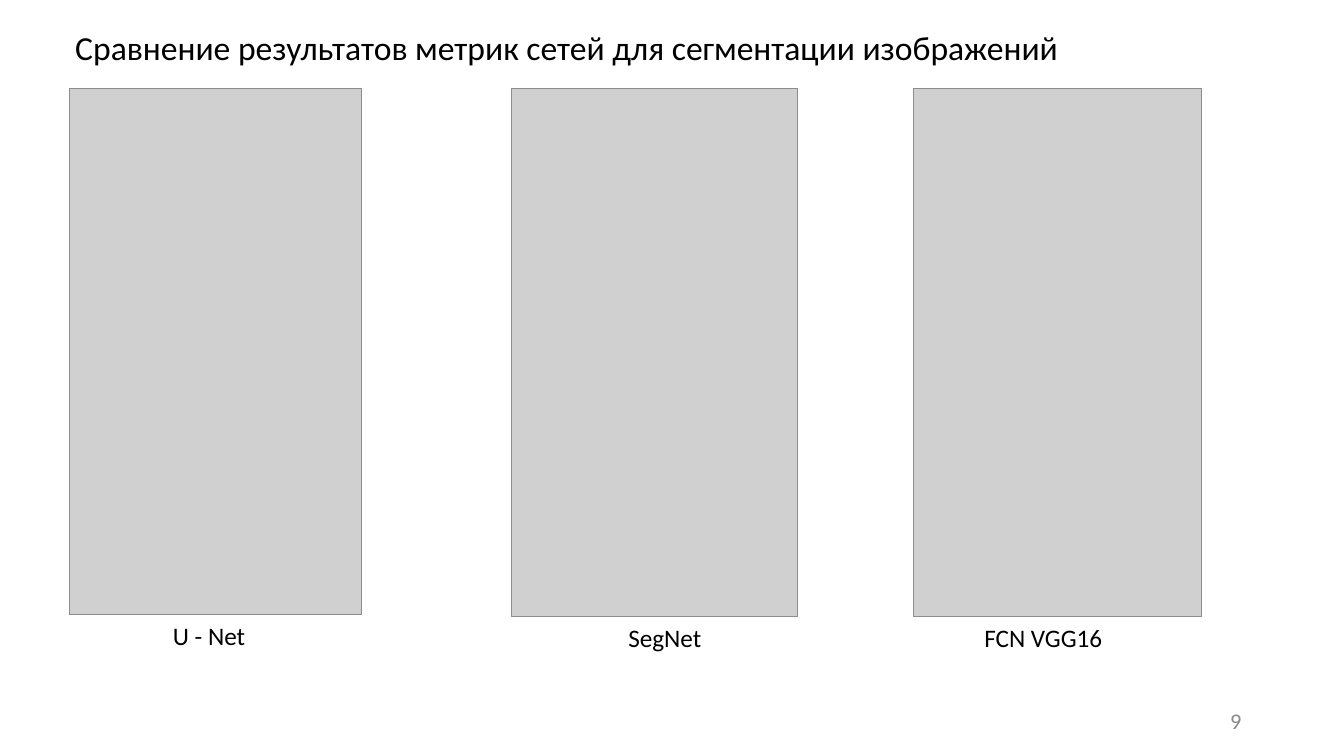
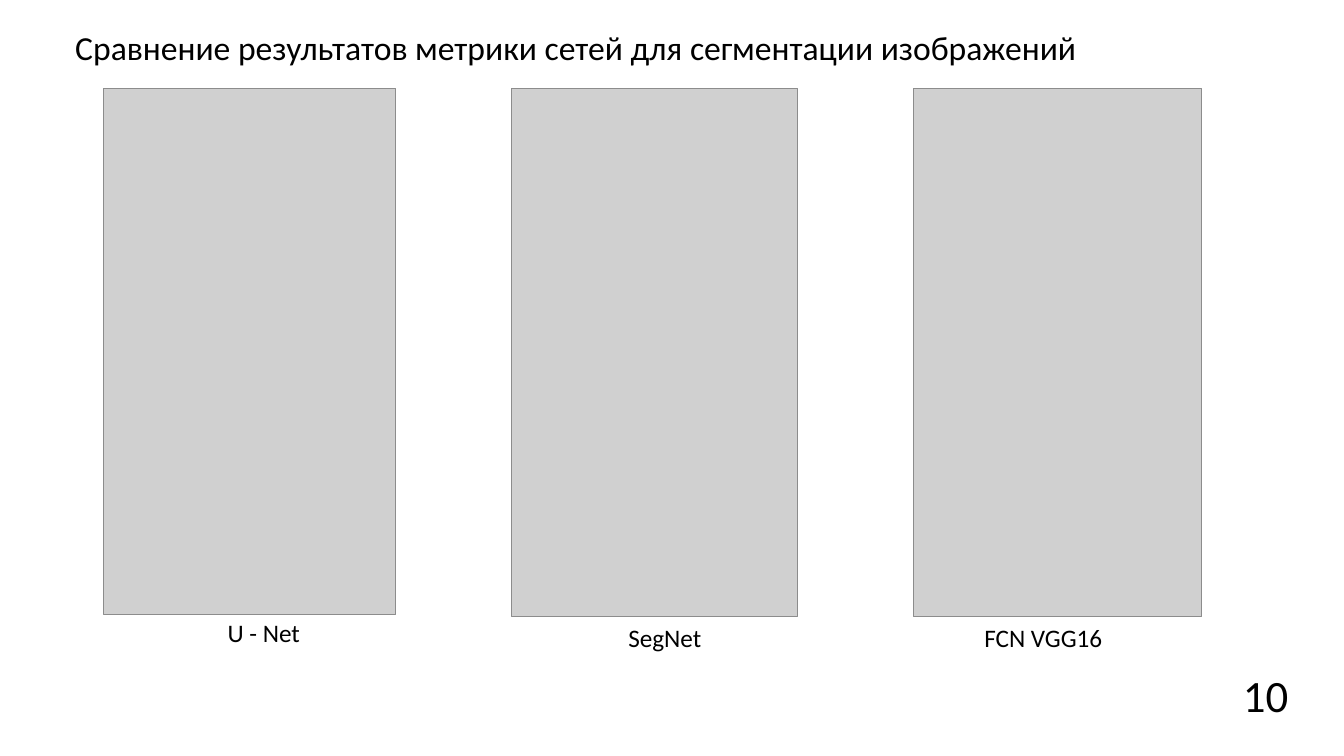
Before and after one commit to JacKira/Airbus_ship_detection, a slide deck: slide 10 of Отчет/ВКР презентация.pptx (slide 9 before the commit). Drawn at 1344x756 pixels with LibreOffice and Linux fonts; fonts in the diff are those of the drawing; grey boxes stand for pictures. Boxes give left, top, right and bottom in pixels: in the first picture for what was removed or moved away, otherwise in the second. Text is boxed around its words. In the diff, an @@ line names an element or a change of style, - is before the commit and + after.

```diff
--- a/Отчет/ВКР презентация.pptx
+++ b/Отчет/ВКР презентация.pptx
@@ text at [75,37,1076,66]: text changed @@
-Сравнение результатов метрик сетей для сегментации изображений
+Сравнение результатов метрики сетей для сегментации изображений
@@ picture: place and size @@
-picture at [70,88,362,615]
+picture at [104,88,396,615]
@@ text "U - Net": place and size @@
-text "U - Net" at [173,628,245,645]
+text "U - Net" at [228,625,300,643]
@@ page number added at [1243,683,1288,713], 32 pt, text #000000 @@
+10
@@ page number removed at [1230,714,1241,729] @@
-9
```
Also in this commit, not shown: 11 other slides changed, 1 slide added, 1 other file.
